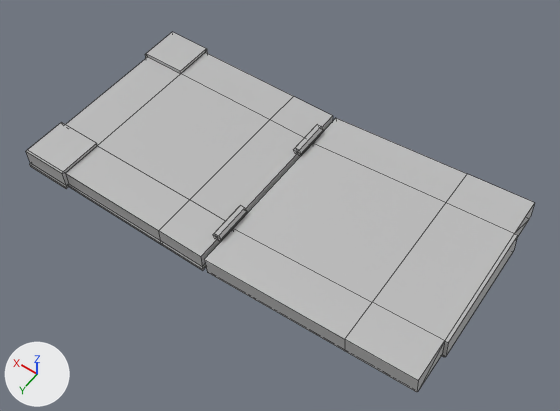
A saved change to the FBX model UnityProject/Assets/Meshes/Invention_004_Lab_004_HumanThrower.fbx.
The view is the same before and after, from a camera (50 mm lens) standing at (-2.97, 1.79, 2.72) and looking at (-1.73, 0.06, 0.0). The lights are fixed; the arrows at lower left show +X, +Y and +Z. Mesh edges are drawn as thin lines. Where no turn or scale is listed for an object, it has been applied to the vertices.

Script lines for the objects in view, before the commit:
```python
me_mesh = bpy.data.meshes.new('Mesh')
me_mesh.from_pydata(...)  # 148 vertices, 157 faces; spans x -1.03..1.03, y -0.52..0.52, z -0.08..0.1
# faces by material slot: [72, 85]
me_mesh.materials.append(mat_lambert1)  # grey #bcbcbc
me_mesh.materials.append(mat_lambert2)  # grey #bcbcbc
ob_invention_004_lab_004_humanthrower4 = bpy.data.objects.new('Invention_004_Lab_004_HumanThrower4', me_mesh)
ob_invention_004_lab_004_humanthrower4.location = (-1.657, 0.0, 0.03)
```
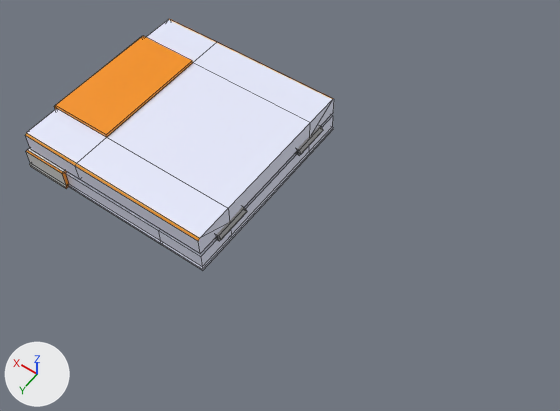
Where the newer file only moved an object's origin or applied its transform, the numbers keep the older frame.

What differs and where, as boxes [x1, y1, x2, y2] in the pictures (560 x 411 px; the box of a moved part takes in the faces that stretch with it):
'Invention_004_Lab_004_HumanThrower4', reshaped, recoloured (39% narrower, 30% shorter): before [26, 32, 535, 392]; after [25, 19, 334, 270]
part 1 of me_mesh, moved or reshaped: before [204, 118, 535, 392]; after [25, 19, 334, 254]
part 2 of me_mesh, recoloured: [201, 126, 323, 270] in both
part 3 of me_mesh, recoloured: before [29, 146, 189, 244]; after [29, 163, 161, 244]
part 4 of me_mesh, recoloured: before [65, 32, 293, 200]
part 5 of me_mesh, recoloured: before [26, 122, 97, 189]; after [26, 148, 69, 189]
part 6 of me_mesh, recoloured: before [190, 96, 333, 230]; after [231, 115, 333, 237]
part 7 of me_mesh, recoloured: before [159, 200, 225, 270]; after [159, 229, 217, 270]

Patch to the scene script:
```diff
--- a/UnityProject/Assets/Meshes/Invention_004_Lab_004_HumanThrower.fbx.py
+++ b/UnityProject/Assets/Meshes/Invention_004_Lab_004_HumanThrower.fbx.py
@@ img_humanthrower_colour__bot__tga @@
+img_humanthrower_colour__bot__tga = load_image('HumanThrower Colour (bot).tga', '../Textures/Inventions/HumanThrower Colour (bot).tga', 512, 512, 'sRGB')
@@ img_humanthrower_colour__top__tga @@
+img_humanthrower_colour__top__tga = load_image('HumanThrower Colour (top).tga', '../Textures/Inventions/HumanThrower Colour (top).tga', 512, 512, 'sRGB')
@@ mat_lambert3 @@
+mat_lambert3 = principled_material('lambert3')
+mat_lambert3.texture = img_humanthrower_colour__bot__tga
@@ mat_lambert4 @@
+mat_lambert4 = principled_material('lambert4')
+mat_lambert4.texture = img_humanthrower_colour__top__tga
@@ me_mesh @@
 # used by ob_invention_004_lab_004_humanthrower4; location = (-1.657, 0.0, 0.03)
-me_mesh.from_pydata(...)  # 148 vertices, 157 faces; spans x -1.03..1.03, y -0.52..0.52, z -0.08..0.1
+me_mesh.from_pydata(...)  # 148 vertices, 157 faces; spans x -0.01..1.03, y -0.52..0.52, z -0.07..0.16
+# me_mesh part 1: the loose piece of 38 vertices spanning x -1.03..-0.01, y -0.5..0.5, z -0.08..0.1 is turned 175.3 degrees about the y axis through its middle, then moved by (1.04, 0.0, 0.08)
+# me_mesh part 2: 39 of the faces centred in x -0.01..0.03, y -0.38..0.4, z -0.07..0.05 switch from mat_lambert1 (grey #bcbcbc) to mat_lambert3 (picture img_humanthrower_colour__bot__tga)
+# me_mesh part 3: 10 of the faces centred in x 0.51..1.03, y 0.4..0.52, z -0.07..0.02 switch from mat_lambert1 (grey #bcbcbc) to mat_lambert3 (picture img_humanthrower_colour__bot__tga)
+# me_mesh part 4: 29 of the faces centred in x 0.51..1.03, y -0.52..0.0, z -0.07..0.04 switch from mat_lambert2 (grey #bcbcbc) to mat_lambert3 (picture img_humanthrower_colour__bot__tga)
+# me_mesh part 5: 17 of the faces centred in x 0.79..1.03, y 0.29..0.52, z -0.07..0.04 switch from mat_lambert2 (grey #bcbcbc) to mat_lambert3 (picture img_humanthrower_colour__bot__tga)
+# me_mesh part 6: 13 of the faces centred in x 0.0..0.12, y -0.5..0.0, z -0.07..0.02 switch from mat_lambert2 (grey #bcbcbc) to mat_lambert3 (picture img_humanthrower_colour__bot__tga)
+# me_mesh part 7: 5 of the faces centred in x 0.12, y 0.4..0.5, z -0.07..0.02 switch from mat_lambert2 (grey #bcbcbc) to mat_lambert3 (picture img_humanthrower_colour__bot__tga)
+me_mesh.materials.append(mat_lambert4)  # picture img_humanthrower_colour__top__tga
```
